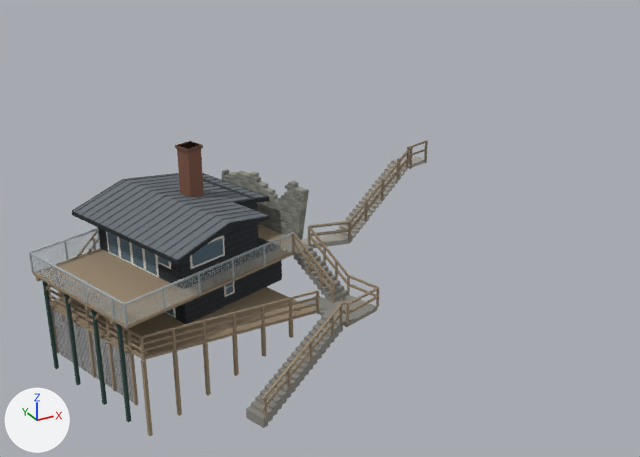
Two versions of the glTF model assets/site/389-cabin.glb, one commit apart.
Both versions are drawn from a camera (50 mm lens) standing at (-14.3, -39.9, 29.9) and looking at (7.0, -1.2, 10.5). Arrows for +X, +Y and +Z are at lower left; the lights stay in place. The first picture is the older version. Where no turn or scale is listed for an object, it has been applied to the vertices. Vertices at exactly the same position are counted once.

The first picture shows 'Cabin and access'.
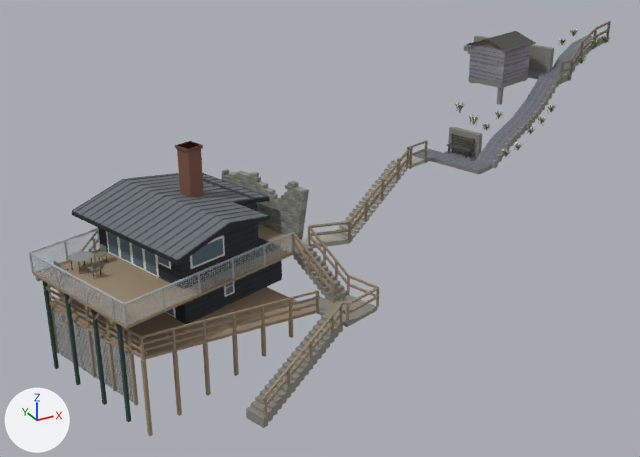
Pixel boxes [x1, y1, x2, y2] of what changed, in the pictures (640 x 457 px):
'Cabin and access', reshaped (46% wider, 40% taller)
    before: [29, 140, 428, 436]
    after: [29, 21, 611, 436]
part 1 of me_walls_and_siding_001, added
    after: [412, 21, 611, 175]
part 2 of me_walls_and_siding_001, added
    after: [54, 244, 107, 279]

Edits to the bpy script that builds the scene:
```text
Add img_frame_047_023_53s:
    img_frame_047_023_53s = load_image('frame-047-023.53s', '_unpacked/frame-047-023.53s', 1920, 1080, 'sRGB')
Add img_frame_034_017_03s:
    img_frame_034_017_03s = load_image('frame-034-017.03s', '_unpacked/frame-034-017.03s', 1920, 1080, 'sRGB')
Add mat_video_frame_047___paving_surface:
    mat_video_frame_047___paving_surface = bpy.data.materials.new('Video frame 047 - paving surface')
    # uses the picture img_frame_047_023_53s
Add mat_video_frame_034___weathered_shed_boards:
    mat_video_frame_034___weathered_shed_boards = bpy.data.materials.new('Video frame 034 - weathered shed boards')
    # uses the picture img_frame_034_017_03s
Change me_walls_and_siding_001:
    used by ob_cabin_and_access; location = (0.0, 0.0, 0.0)
    remove me_walls_and_siding_001.from_pydata(...)  # 7743 vertices, 11902 faces; spans x -7.9..13.6, y -9.4..5.4, z 4.3..15.8
    add me_walls_and_siding_001.from_pydata(...)  # 12108 vertices, 18496 faces; spans x -7.9..27.4, y -9.4..5.4, z 4.3..19.8
    me_walls_and_siding_001 part 1: 4172 vertices added at x 13.2..27.4, y -4.8..4.5, z 13.2..19.8
    me_walls_and_siding_001 part 2: 193 vertices added at x -7.0..-4.3, y -1.2..0.8, z 10.4..11.3
    add me_walls_and_siding_001.materials.append(mat_video_frame_047___paving_surface)
    add me_walls_and_siding_001.materials.append(mat_video_frame_034___weathered_shed_boards)
```
